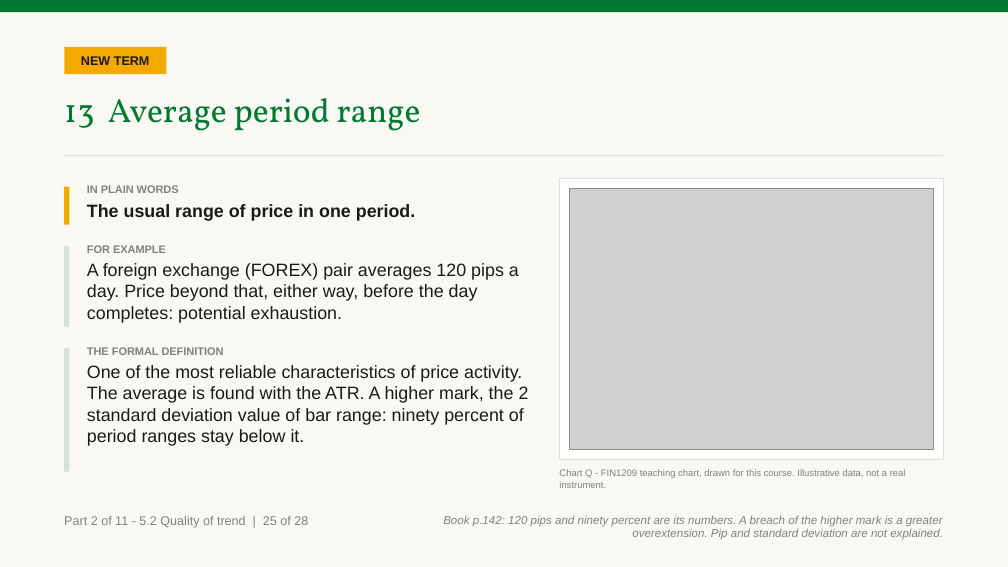
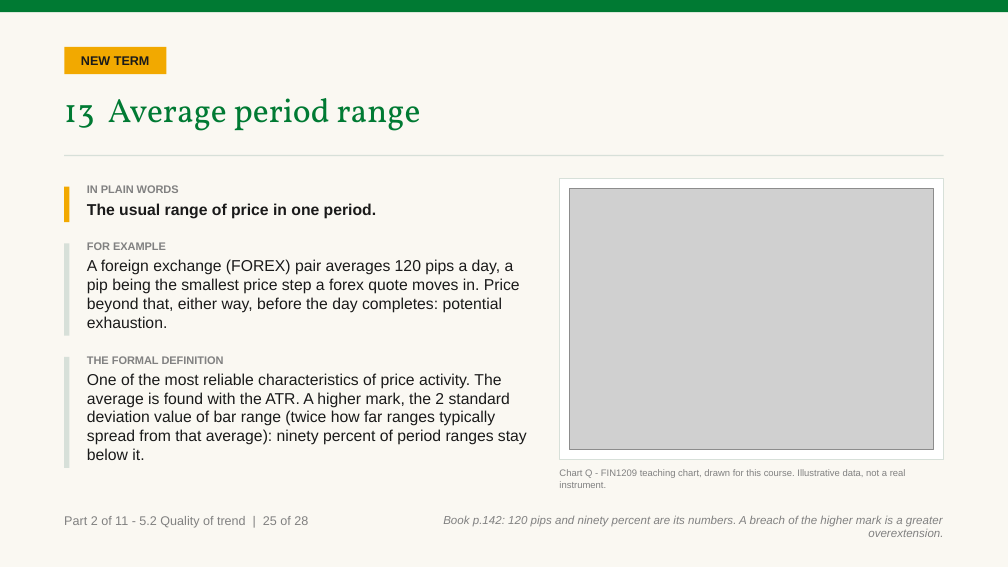
Before and after one commit to benjiesotelo-sudo/Telos_FIN1209, a slide deck: slide 63 of chapter-05/FIN1209-Chapter-05.pptx. Drawn at 1008x567 pixels with LibreOffice and Linux fonts; fonts in the diff are those of the drawing; grey boxes stand for pictures. Boxes give left, top, right and bottom in pixels: in the first picture for what was removed or moved away, otherwise in the second. Text is boxed around its words. In the diff, an @@ line names an element or a change of style, - is before the commit and + after.

Commit message:
Fix all 25 slides a full fresh-reader pass of Chapter 5 failed
A separate worker ran the full 156-slide fresh-reader pass this
session had deferred (data/fin1209-ch5-fresh-read/report.md): 25
slides failed one of the four standing questions (nothing used
before taught, nothing stated without its explanation, every idea
has a picture, every check answered earlier). Fixes this round, by
pattern: glossed eight terms in one line at first use instead of
removing them (pip, backtest, N/sequence/retest/standard deviation,
random entries, moving average, minor trough/peak, inter-bar
trendlines, whipsaw); reframed four slides built on an illegible
figure so nothing on them needs verifying from it, and resequenced
one slide's missing definition to the slide just before it instead
of moving content; gave two slides a picture by recalling an
existing chart rather than drawing a fresh one; redrew Figure 5.50's
standard fan lines as a new companion chart, its troughs too small
to tell apart in the book, the one net new slide this round (156 to
157); reconciled one slide's rule against an apparently contradictory
earlier one; sourced five unexplained numbers or marked them
heuristics; and left two genuinely untaught tools named without an
invented mechanism, added to the closing slide's own list for it.

Caught and fixed one defect the fresh-reader report did not surface:
the new fan-lines chart's first draft had labels clipped and
overlapping at the plot edge, from copying an unrelated chart's offset
geometry; redrawn to the same modest-offset style every other
annotated chart in the file uses.

Two of the picture fixes needed their own chart identity once
deckkit's own validator refused a reused letter ("chart O is used on
more than one slide"), and the new fan-lines chart needed one too, so
the whole 44-chart sequence is relettered again to 47, A to Z then AA
to AU, with no exception. Corrects the matching prose in both
charts_chapter05.py and chapter-05/README.md, including two spots the
first relettering pass's regex missed: a bold-letter list that
happened to wrap across a source line break, and a paragraph naming
letters outside any "Chart X" pattern.

Full account, including the known pre-existing gaps left untouched,
is in data/fin1209-ch5-deck/final-pass.md in the firstmate home.

```diff
--- a/chapter-05/FIN1209-Chapter-05.pptx
+++ b/chapter-05/FIN1209-Chapter-05.pptx
@@ text at (87, 203, 376, 219): size 17 to 15 pt in "The usual range of price in one ..." @@
@@ rectangle: place and size @@
-rectangle at (64, 246, 70, 327)
+rectangle at (64, 243, 70, 336)
@@ text at (87, 259, 520, 328): text changed; size 17 to 15 pt @@
-A foreign exchange (FOREX) pair averages 120 pips a day. Price beyond that, either way, before the day completes: potential exhaustion.
+A foreign exchange (FOREX) pair averages 120 pips a day, a pip being the smallest price step a forex quote moves in. Price beyond that, either way, before the day completes: potential exhaustion.
@@ rectangle: place and size @@
-rectangle at (64, 348, 70, 472)
+rectangle at (64, 357, 70, 468)
@@ text "THE FORMAL DEFINITION": place and size @@
-text "THE FORMAL DEFINITION" at (87, 347, 529, 446)
+text "THE FORMAL DEFINITION" at (87, 356, 527, 460)
@@ text at (87, 373, 527, 460): text changed; size 17 to 15 pt @@
-One of the most reliable characteristics of price activity. The average is found with the ATR. A higher mark, the 2 standard deviation value of bar range: ninety percent of period ranges stay below it.
+One of the most reliable characteristics of price activity. The average is found with the ATR. A higher mark, the 2 standard deviation value of bar range (twice how far ranges typically spread from that average): ninety percent of period ranges stay below it.
@@ text at (443, 515, 943, 537): text changed @@
-Book p.142: 120 pips and ninety percent are its numbers. A breach of the higher mark is a greater overextension. Pip and standard deviation are not explained.
+Book p.142: 120 pips and ninety percent are its numbers. A breach of the higher mark is a greater overextension.
```
Also in this commit, not shown: 52 other slides changed, 1 slide added, 4 other files.
